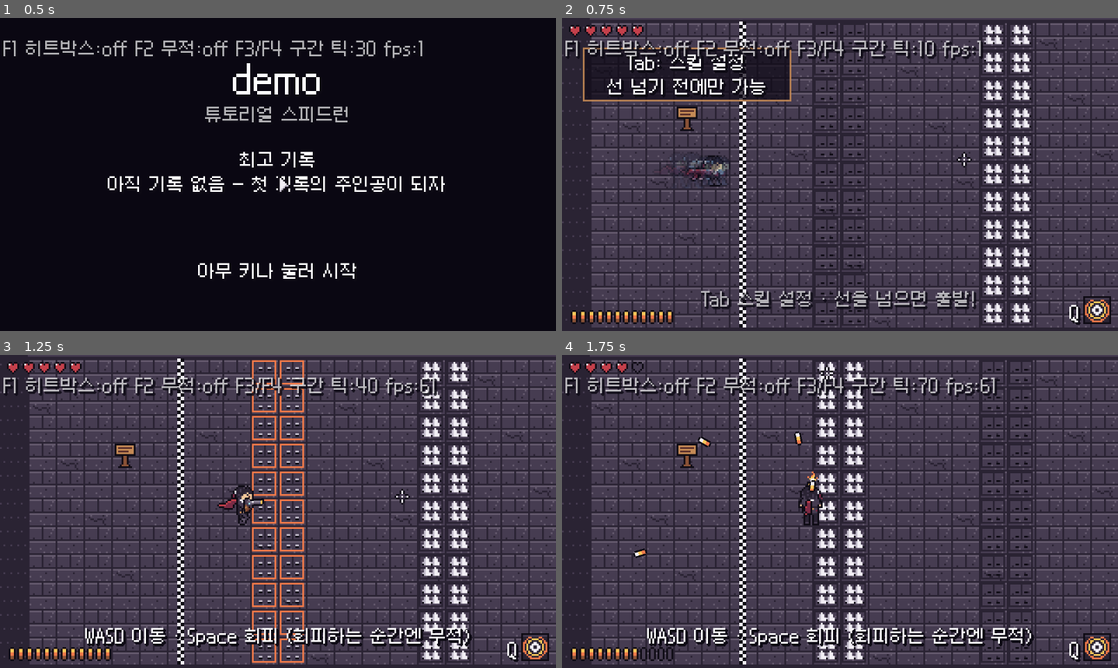
Above: before the commit, frames 1-4 (two rows, left to right).
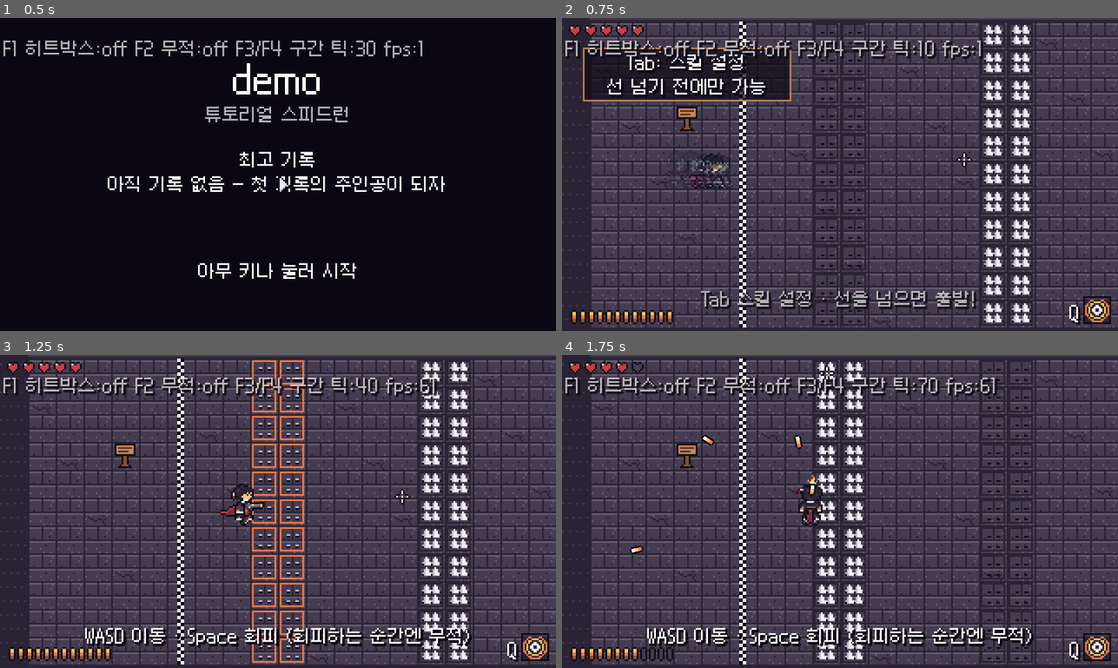
Above: after the commit, the same moments.

Repository: sadagu-0932/New
Game: Godot game, scene res://main.tscn
Same seed, same stepped clock (60 frames per second), same inputs: the game is played once before the commit and once after it.
Inputs (mouse positions are in pixels of both pictures, inside the frame that each line leads up to):
- Up to frame 1 (0.5 s): no input
- Up to frame 2 (0.75 s): tap Enter (menu_confirm) at 0.5 s; move the mouse to (962, 158) at 0.52 s; hold D (move_right) from 0.53 s (still down); tap Space (dodge) at 0.6 s; click (962, 158) at 0.67 s
- Up to frame 3 (1.25 s): keep holding D (move_right)
- Up to frame 4 (1.75 s): release D (move_right) at 1.25 s; drag from (728, 527) to (828, 373) at 1.27 s

Frame 1 is identical in both runs. In frame 2, 0.4% of the frame differs, in the area x 18-31%, y 43-55%; in frame 3, 0.5%; in frame 4, 0.6%, in the area x 12-47%, y 24-65%.

Commit message:
주인공 전면 재디자인: 레퍼런스 기준 체형부터 새로 (큰 머리, 넓은 소매, 긴 옷자락, 부츠), 동작 전부 새로 그림
- 옆·정면·뒷모습, 걷기(부츠·소매 흔들림)·회피·근접·쓰러짐
- 리본 시작점을 허리 뒤로, 총 높이를 가슴으로(얼굴을 가리지 않게)

Co-Authored-By: Claude Fable 5.2 <noreply@anthropic.com>
Claude-Session: https://claude.ai/code/session_01DgWHarJPQESHWgitdsXbZA

Diff:
--- a/data/gun.tres
+++ b/data/gun.tres
@@ -8,6 +8,6 @@
 magazine_size = 12
 start_ammo = 12
 fire_interval_ticks = 8
-muzzle_height = 4.5
+muzzle_height = 2.5
 muzzle_offset = 10.0
 projectile = ExtResource("2")
Binary file changed: art/icon.png
Binary file changed: art/themes/dungeon/player.png
Binary file changed: art/themes/dungeon/player_back.png
Binary file changed: art/themes/dungeon/player_cloak.png
Binary file changed: art/themes/dungeon/player_cloak_back.png
Binary file changed: art/themes/dungeon/player_cloak_front.png
Binary file changed: art/themes/dungeon/player_front.png
Not shown, changed: CLAUDE.md
